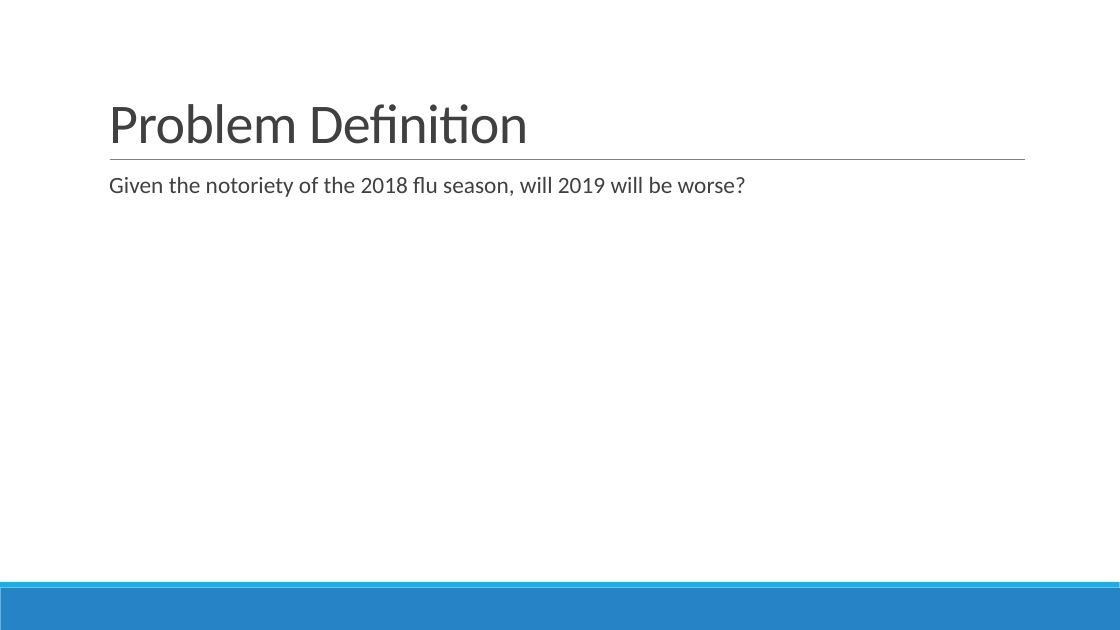
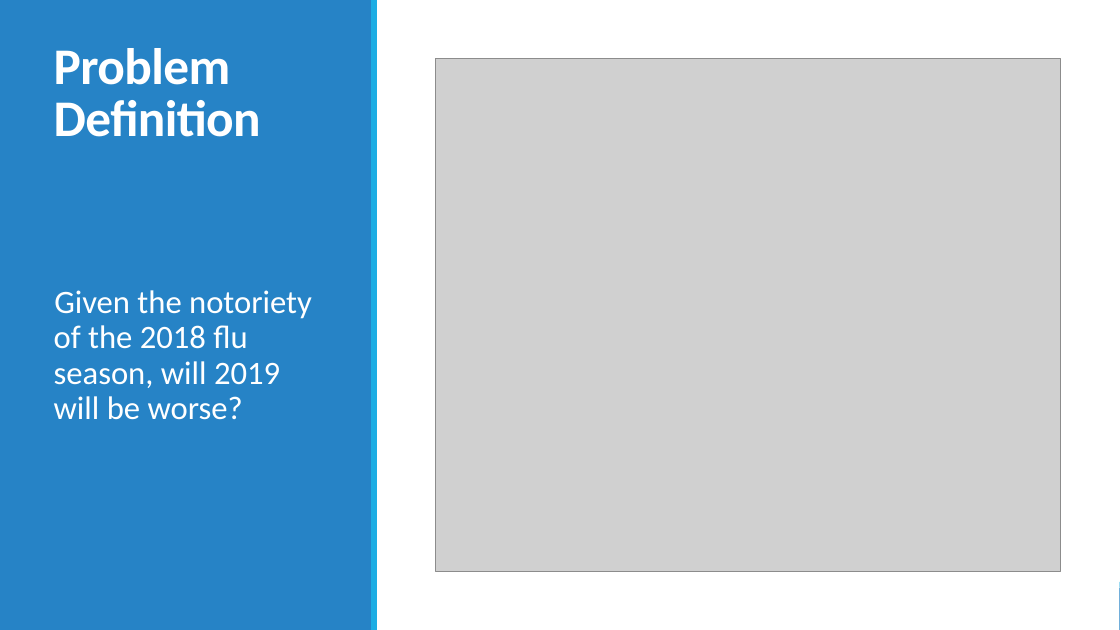
Before and after one commit to nthomas4103/TimeSeriesProject2018, a slide deck: slide 3 of 2019_Flu_Season_Forecast.pptx. Drawn at 1120x630 pixels with LibreOffice and Linux fonts; fonts in the diff are those of the drawing; grey boxes stand for pictures. Boxes give left, top, right and bottom in pixels: in the first picture for what was removed or moved away, otherwise in the second. Text is boxed around its words. In the diff, an @@ line names an element or a change of style, - is before the commit and + after.

Commit message:
Updated ppt

```diff
--- a/2019_Flu_Season_Forecast.pptx
+++ b/2019_Flu_Season_Forecast.pptx
@@ rectangle added at [0,0,1120,630], fill #FFFFFF @@
@@ rectangle added at [0,0,372,630], fill #2683C6 @@
@@ rectangle added at [371,0,377,630], fill #1CADE4 @@
@@ title "Problem Definition": place and size @@
-title "Problem Definition" at [109,104,528,144]
+title "Problem Definition" at [54,48,261,137]
@@ title "Problem Definition" at [54,48,261,137]: size 48 to 44 pt, text colour #404040 to #FFFFFF, bold on @@
@@ picture added at [436,59,1060,571] @@
@@ line removed from (110, 160) to (1026, 160) @@
@@ text "Given the notoriety of the ...": place and size @@
-text "Given the notoriety of the ..." at [109,177,746,197]
+text "Given the notoriety of the ..." at [54,290,312,420]
@@ text "Given the notoriety of the ..." at [54,290,312,420]: size 20 to 28 pt, text colour #404040 to #FFFFFF @@
```
Also in this commit, not shown: 1 other slide changed, 6 slides added.
